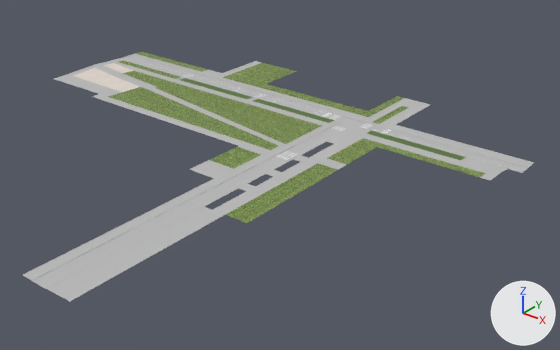
One commit to the FBX model INTERFACES Project/Assets/Assets/Meshes/Terrain/SM_Terrain_01.fbx: the scene before it, then after it.
Rendered twice from a 50 mm lens placed at (143.0, -373.0, 178.0), pointed at (-117.0, -48.0, -23.0). Lighting does not change. The marker at lower right points along +X, +Y and +Z. The first picture is the older version. Where no turn or scale is listed for an object, it has been applied to the vertices. Vertices at exactly the same position are counted once.

Names of what the first picture shows: 'SM_Terrain_01'.
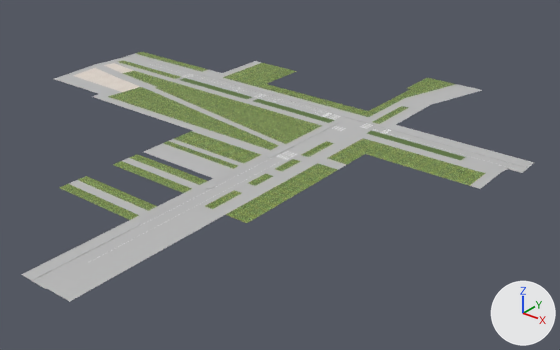
Location of each change, [x1, y1, x2, y2] in pixels of the pictures (560 x 350 px):
'SM_Terrain_01', reshaped
    before: [23, 52, 534, 302]
    after: [21, 52, 534, 302]
part 1 of me_plane_011, built on
    before: [23, 106, 420, 302]
    after: [21, 78, 482, 302]

The change, as a list of edits to the scene's bpy script:
```text
Change me_plane_011:
    used by ob_sm_terrain_01; location = (0.0, 0.0, 0.0)
    remove me_plane_011.from_pydata(...)  # 733 vertices, 576 faces; spans x -313.0..11.0, y -227.0..57.0, z -1.0..0.0
    add me_plane_011.from_pydata(...)  # 888 vertices, 720 faces; spans x -313.0..11.0, y -227.0..104.0, z -1.0..0.0
    me_plane_011 part 1
    14 vertices are removed from x -111.0..-87.0, y -145.0..28.0, z 0.0
    48 faces are deleted
    4 vertices in x -129.0, y -110.0..-70.0, z 0.0 move by (-37.0, 0.0, 0.0)
    4 vertices in x -67.0..2.0, y -23.0, z 0.0 move by (0.0, -12.0, 0.0)
    1 vertex moves from x -11.0, y -23.0, z 0.0 to x -12.0, y -35.0, z 0.0
    98 vertices are added at x -166.0..-62.0, y -203.0..104.0, z -1.0..0.0
    10 new vertices lie (0.0, 4.0, 0.0) away from vertices in x -108.0..-89.0, y -136.0..-89.0, z 0.0
    7 new vertices lie (0.0, -10.0, 0.0) away from vertices in x -129.0..-96.0, y -103.0..-72.0, z 0.0
    9 new vertices lie (0.0, -4.0, 0.0) away from vertices in x -166.0..-67.0, y -145.0..-81.0, z 0.0
    7 new vertices lie (0.0, -5.0, 0.0) away from vertices in x -108.0..-76.0, y -145.0..43.0, z 0.0
    10 new vertices lie (0.0, -6.0, 0.0) away from vertices in x -112.0..-80.0, y -150.0..-114.0, z 0.0
    6 new vertices lie (0.0, 60.0, 0.0) away from vertices in x -111.0..-80.0, y -227.0, z 0.0
    5 new vertices lie (-5.0, 0.0, 0.0) away from vertices in x -107.0, y -156.0..-132.0, z 0.0
    5 new vertices lie (0.0, 11.0, 0.0) away from vertices in x -108.0..-96.0, y -132.0, z 0.0
    6 new vertices lie (0.0, 6.0, 0.0) away from vertices in x -112.0..-80.0, y -167.0..-120.0, z 0.0
    6 new vertices lie (0.0, 5.0, 0.0) away from vertices in x -129.0..-83.0, y -120.0..-40.0, z -1.0..0.0
    138 new faces join them, mat_roads (its picture is missing)
    52 new faces join them, mat_m_terrain (picture img_t_grass2_png)
    2 new faces join them, mat_roads_markings
```
